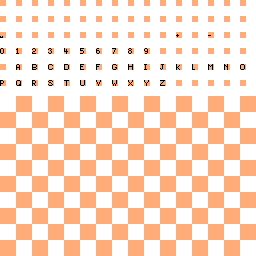
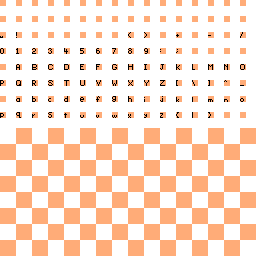
Layer changes from the first 256px x 256px image to the second:
removed layer "Layer 1" over [16, 34, 244, 86]
removed layer "Layer 11" over [0, 32, 256, 128]
added layer "Layer 12" above "Layer 13" over [0, 32, 245, 118]
added layer "Layer 13" over [0, 32, 256, 128]
